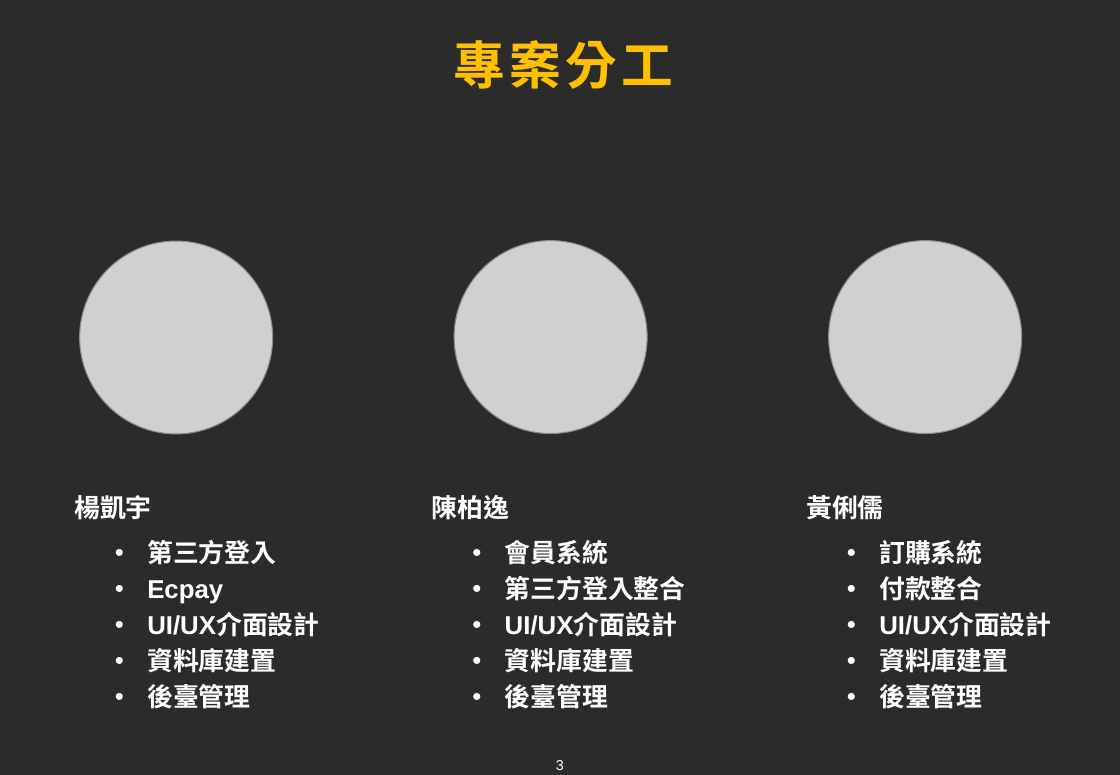
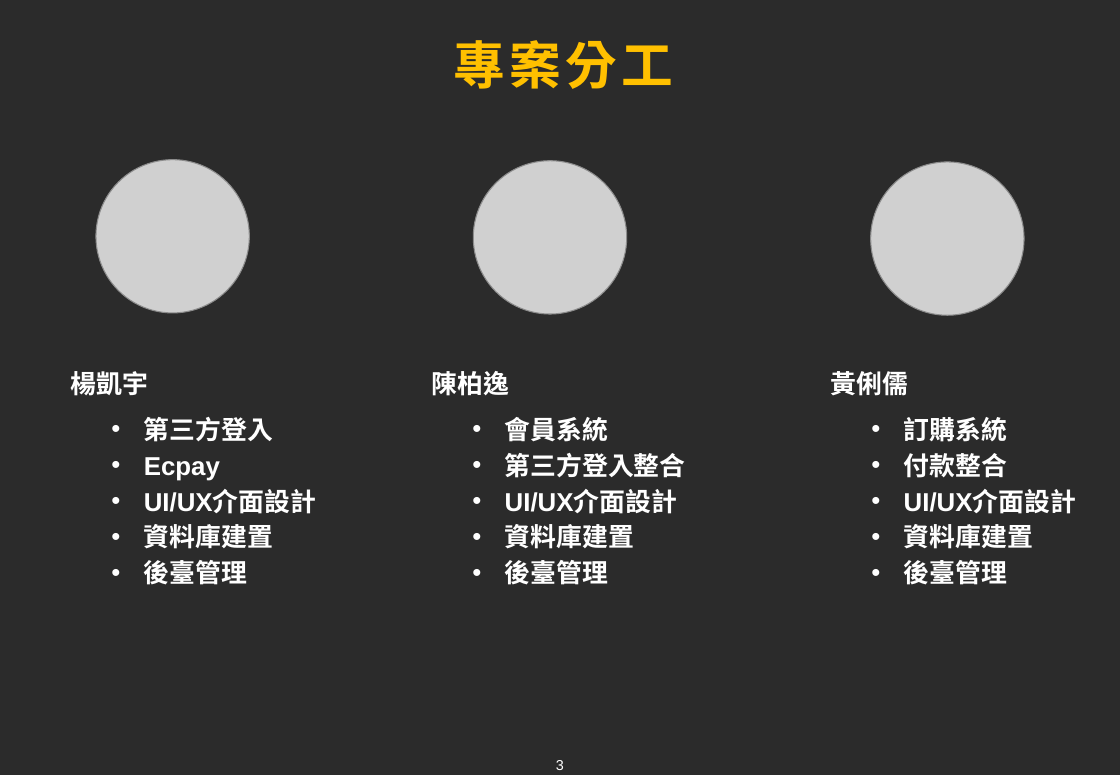
Before and after one commit to chen96026/Air, a slide deck: slide 3 of Final/Travel Nest.pptx. Drawn at 1120x775 pixels with LibreOffice and Linux fonts; fonts in the diff are those of the drawing; grey boxes stand for pictures; background and template pictures are left out; a plain dark background stands for a picture behind light text. Boxes give left, top, right and bottom in pixels: in the first picture for what was removed or moved away, otherwise in the second. Text is boxed around its words. In the diff, an @@ line names an element or a change of style, - is before the commit and + after.

```diff
--- a/Final/Travel Nest.pptx
+++ b/Final/Travel Nest.pptx
@@ picture added at [96, 160, 249, 313] @@
@@ picture: place and size @@
-picture at [454, 241, 647, 434]
+picture at [474, 161, 627, 314]
@@ picture: place and size @@
-picture at [829, 241, 1023, 434]
+picture at [871, 162, 1024, 315]
@@ picture removed at [80, 241, 273, 434] @@
@@ text "楊凱宇": place and size @@
-text "楊凱宇" at [74, 495, 152, 520]
+text "楊凱宇" at [71, 371, 149, 396]
@@ text "陳柏逸": place and size @@
-text "陳柏逸" at [432, 495, 510, 520]
+text "陳柏逸" at [432, 371, 510, 396]
@@ text "黃俐儒": place and size @@
-text "黃俐儒" at [806, 495, 884, 519]
+text "黃俐儒" at [831, 371, 909, 395]
@@ text "第三方登入": place and size @@
-text "第三方登入" at [147, 540, 319, 708]
+text "第三方登入" at [144, 417, 316, 584]
@@ text "會員系統": place and size @@
-text "會員系統" at [505, 540, 686, 708]
+text "會員系統" at [505, 417, 686, 584]
@@ text "訂購系統": place and size @@
-text "訂購系統" at [879, 540, 1051, 708]
+text "訂購系統" at [904, 417, 1076, 584]
```
Also in this commit, not shown: 2 other slides changed.
